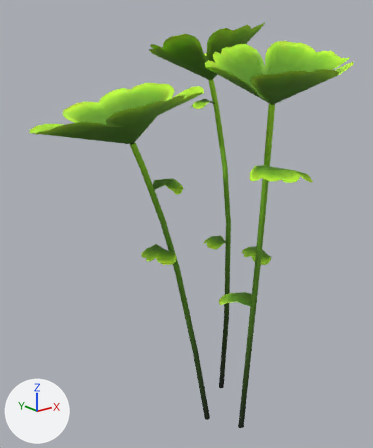
Renders of the glTF model public/models/clover.glb from each side of a commit.
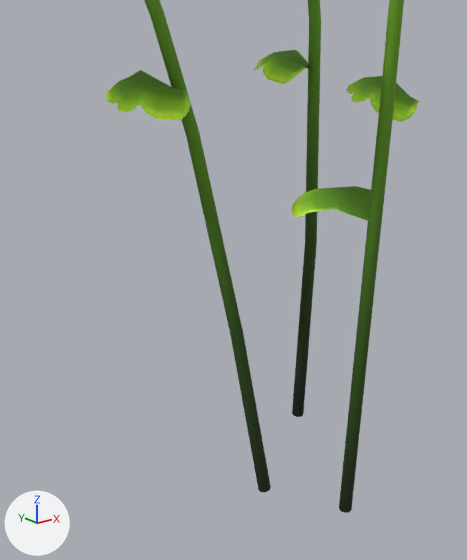
There are two pictures of each version: one whole from a 50 mm camera at (-0.93, -0.986, 1.023) aimed at (-0.108, 0.042, 0.611), one close up on the part from 26% to 78% of the width and 48% to 100% of the height. Lighting does not change. The marker at lower left points along +X, +Y and +Z. The first two pictures are the older version. Where no turn or scale is listed for an object, it has been applied to the vertices.

In view in the first close-up: 'Clover_1'.
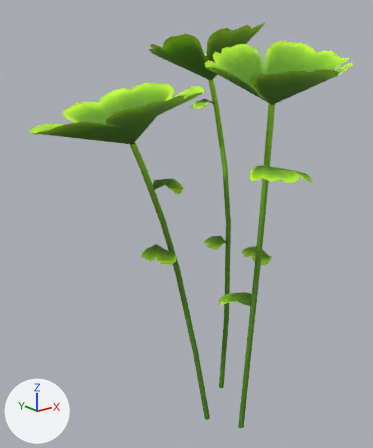
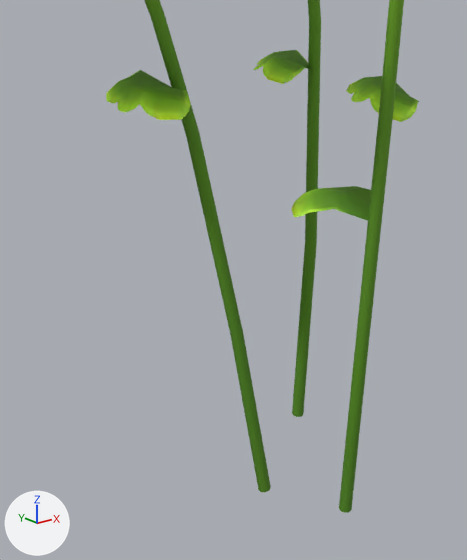
Patch to the scene script:
```diff
--- a/public/models/clover.glb.py
+++ b/public/models/clover.glb.py
@@ mat_leaves @@
 mat_leaves = bpy.data.materials.new('Leaves')
-# nodes: BsdfPrincipled, Math x3, Mix, OutputMaterial, TexImage, VertexColor
+# nodes: BsdfPrincipled, Math x2, OutputMaterial, TexImage
 # uses the picture img_leaves
@@ me_cylinder_018 @@
 me_cylinder_018.from_pydata(...)  # 267 vertices, 379 faces; spans x -0.398..0.398, y -0.382..0.382, z -0.572..0.572
 # used by ob_clover_1; location = (-0.104, 0.018, 0.56)
+# me_cylinder_018 part 1: vertex colours changed
 me_cylinder_018.materials.append(mat_leaves)
```

What differs and where, as boxes [x1, y1, x2, y2] in the close-ups (467 x 560 px):
'Clover_1', recoloured
    both: [203, 91, 384, 513]
